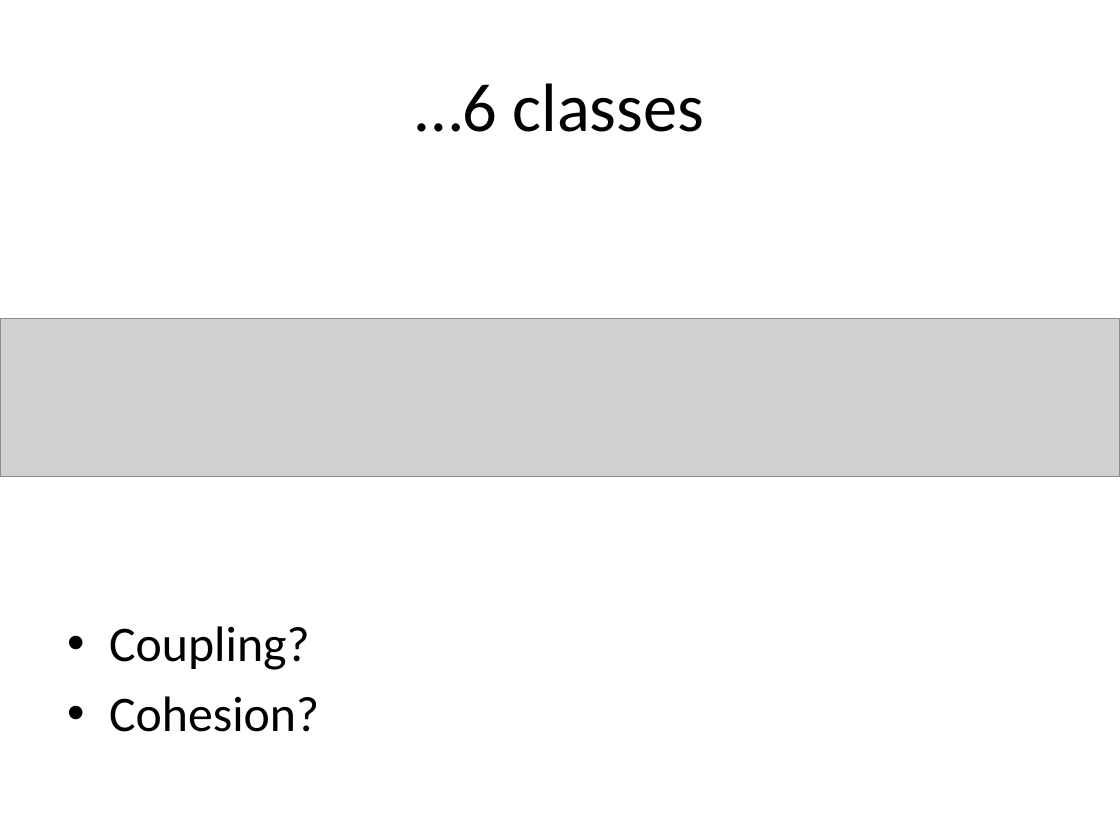
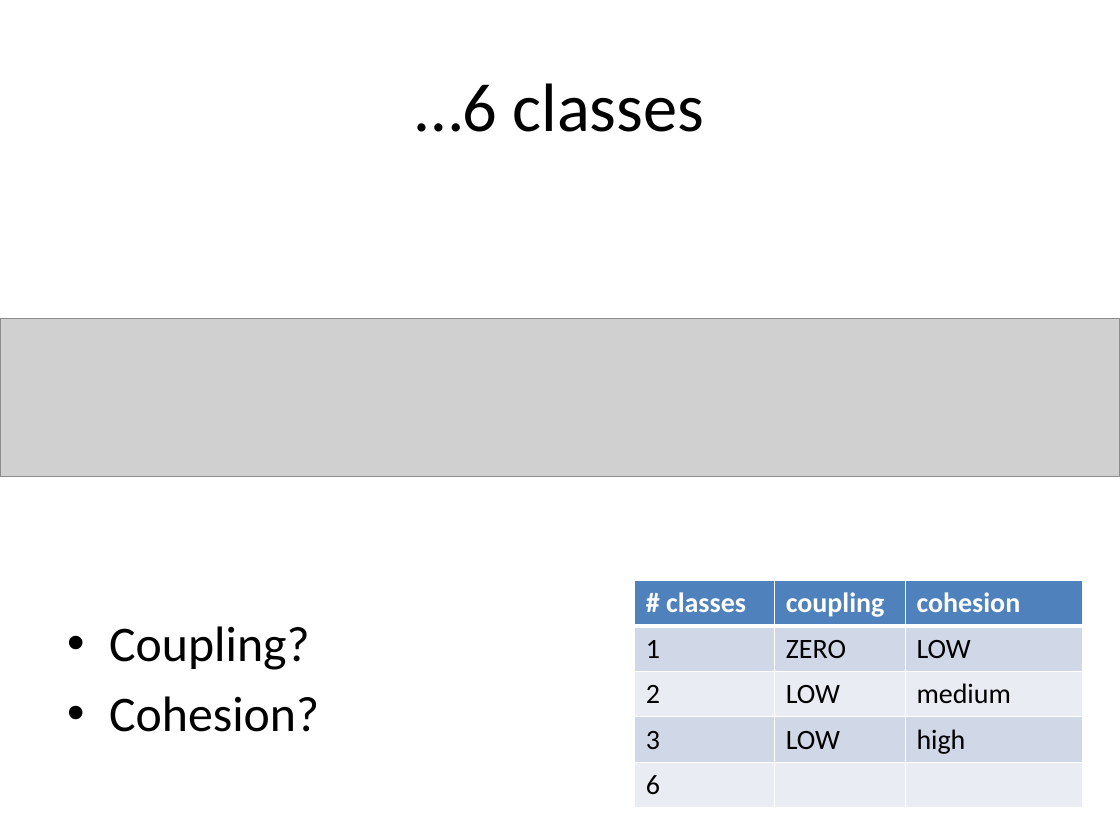
Before and after one commit to RHIT-CSSE/csse220, a slide deck: slide 56 of ClassMaterials/CohesionAndCoupling/Slides/Cohesion_And_Coupling.pptx (slide 55 before the commit). Drawn at 1120x840 pixels with LibreOffice and Linux fonts; fonts in the diff are those of the drawing; grey boxes stand for pictures. Boxes give left, top, right and bottom in pixels: in the first picture for what was removed or moved away, otherwise in the second. Text is boxed around its words. In the diff, an @@ line names an element or a change of style, - is before the commit and + after.

Commit message:
tweaking slides for coupling and cohesion

```diff
--- a/ClassMaterials/CohesionAndCoupling/Slides/Cohesion_And_Coupling.pptx
+++ b/ClassMaterials/CohesionAndCoupling/Slides/Cohesion_And_Coupling.pptx
@@ table added at [635,580,1083,808], 5 rows, 3 columns @@
+# classes | coupling | cohesion
+1 | ZERO | LOW
+2 | LOW | medium
+3 | LOW | high
+6 |  | 
```
Also in this commit, not shown: 7 other slides changed, 1 slide added.
